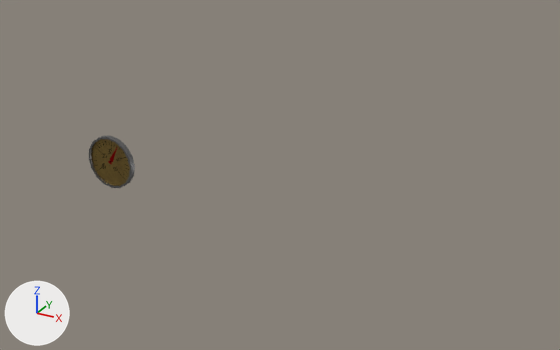
Two versions of the FBX model Assets/Ali/AliModels/AliVisuals/AliFBX/PressureMeter.fbx, one commit apart.
One viewpoint serves both versions: a camera (50 mm lens) standing at (2.7, -3.0, 1.64) and looking at (1.01, 0.08, 0.1). Every picture has the same lights, and +X, +Y and +Z are marked at lower left. Where no turn or scale is listed for an object, it has been applied to the vertices.

Names of what the first picture shows: 'PressureMeter'.
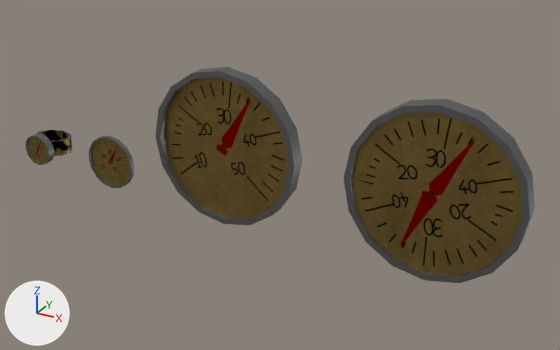
The newer file is also rescaled (x0.945), turned or shifted as a whole; pictures and numbers use the older file's frame.

Patch to the scene script:
```diff
--- a/Assets/Ali/AliModels/AliVisuals/AliFBX/PressureMeter.fbx.py
+++ b/Assets/Ali/AliModels/AliVisuals/AliFBX/PressureMeter.fbx.py
@@ me_cylinder_001 @@
+me_cylinder_001.from_pydata(...)  # 64 vertices, 50 faces; spans x -0.403..0.403, y -0.04..0.04, z -0.403..0.403
+me_cylinder_001.materials.append(mat_pressure_meter)  # picture img_pressuremeter_color_png
@@ me_cylinder_004 @@
+me_cylinder_004.from_pydata(...)  # 64 vertices, 51 faces; spans x -0.413..0.413, y -0.019..0.074, z -0.413..0.413
+me_cylinder_004.materials.append(mat_pressure_meter)  # picture img_pressuremeter_color_png
@@ me_cylinder_002 @@
+me_cylinder_002.from_pydata(...)  # 109 vertices, 96 faces; spans x -0.12..0.114, y -0.009..0.215, z -0.089..0.089
+me_cylinder_002.materials.append(mat_pressure_meter)  # picture img_pressuremeter_color_png
@@ ob_bigpressuremeter @@
+ob_bigpressuremeter = bpy.data.objects.new('BigPressureMeter', me_cylinder_001)
+ob_bigpressuremeter.location = (0.747, 0.004, 0.224)
@@ ob_clock @@
+ob_clock = bpy.data.objects.new('Clock', me_cylinder_004)
+ob_clock.location = (1.821, -0.036, 0.226)
@@ ob_watch @@
+ob_watch = bpy.data.objects.new('Watch', me_cylinder_002)
+ob_watch.location = (-0.481, -0.063, 0.0)
```

Pixel boxes [x1, y1, x2, y2] of what changed, in the pictures (560 x 350 px):
'Clock', added (brown)
    after: [343, 99, 535, 283]
'BigPressureMeter', added (brown)
    after: [155, 67, 302, 225]
'Watch', added
    after: [26, 130, 72, 165]
